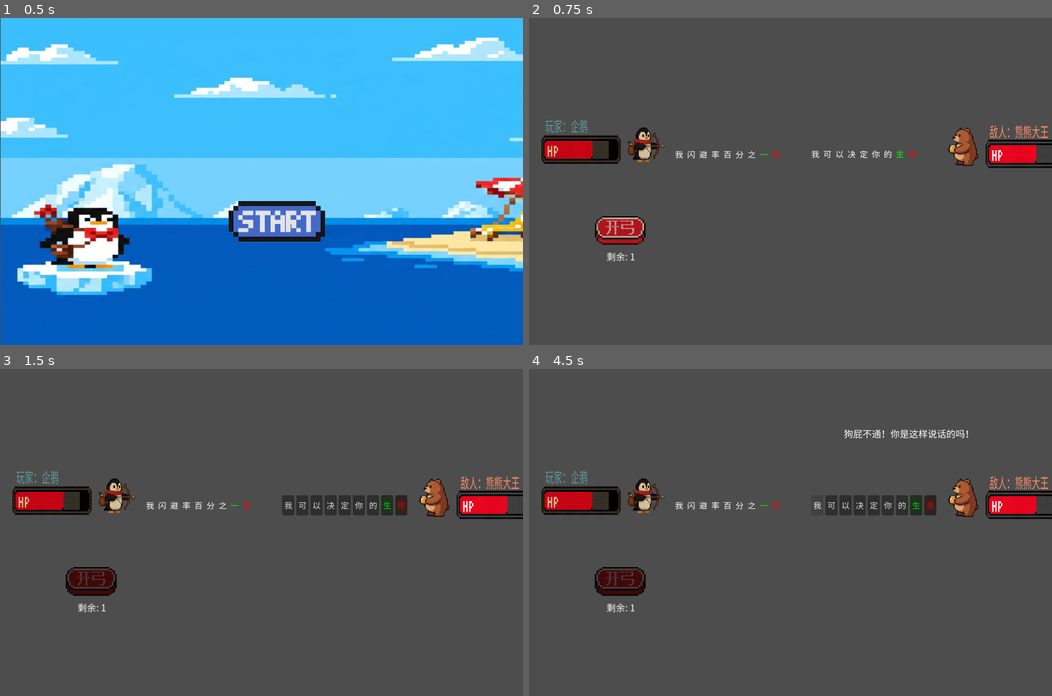
Above: before the commit, frames 1-4 (two rows, left to right).
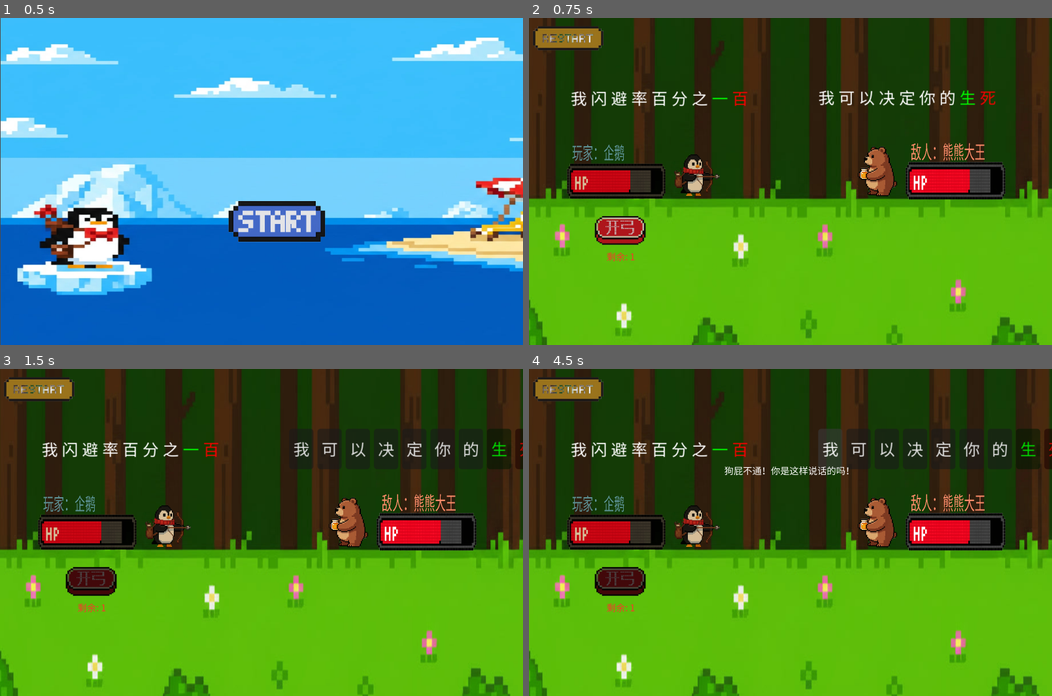
Above: after the commit, the same moments.

Repository: wangcocoo00/ziciyici
Game: Godot game, scene res://scenes/main_menu.tscn
The game is run twice, just before and just after one commit, with the same random seed, the same clock (stepped at 60 frames per second) and the same inputs.
Inputs (mouse positions are in pixels of both pictures, inside the frame that each line leads up to):
- Up to frame 1 (0.5 s): no input
- Up to frame 2 (0.75 s): click (806, 220) at 0.5 s
- Up to frame 3 (1.5 s): click "射击" at 1.25 s
- Up to frame 4 (4.5 s): click (565, 388) at 2.02 s; click (565, 388) at 2.77 s; click (565, 388) at 3.52 s; click "我" at 4.25 s

Frame 1 is identical in both runs. In frame 2, 99% of the frame differs, in the area x 0-100%, y 0-100%; in frame 3, 98%; in frame 4, 98%.

Commit message:
调整第一关和熊熊大王关的字间距和字体大小，新增蓝胖胖关卡

Diff:
--- /dev/null
+++ b/ziciyici/scenes/battle_level1.tscn
@@ -0,0 +1,191 @@
+[gd_scene format=3 uid="uid://xiregy8bu526"]
+
+[ext_resource type="Script" uid="uid://bj1c6qdo3udhf" path="res://scripts/battle_manager.gd" id="1_uytx1"]
+[ext_resource type="Resource" uid="uid://c6qaq4r5s7t8u" path="res://resources/xu_fuji_level1.tres" id="2_it7ts"]
+[ext_resource type="Script" uid="uid://xjntphmll8l7" path="res://scripts/sentence_ui.gd" id="2_rd5u4"]
+[ext_resource type="Script" uid="uid://ca11714ms7hyc" path="res://scripts/fox_popup.gd" id="3_28cxp"]
+[ext_resource type="Resource" uid="uid://ctwyv417jck8r" path="res://resources/player_level1.tres" id="3_l1kui"]
+[ext_resource type="Resource" uid="uid://duhkqf7do7285" path="res://resources/taunts.tres" id="4_p6tk1"]
+[ext_resource type="PackedScene" uid="uid://dc1wlhupgmgcg" path="res://scenes/Bullet.tscn" id="5_vu1hv"]
+[ext_resource type="FontFile" uid="uid://biffnd0pv2bcc" path="res://resources/NotoSansSC-Regular.ttf" id="8_l1kui"]
+
+[sub_resource type="PlaceholderTexture2D" id="PlaceholderTexture2D_l1kui"]
+size = Vector2(64, 64)
+
+[sub_resource type="PlaceholderTexture2D" id="PlaceholderTexture2D_p6tk1"]
+size = Vector2(64, 64)
+
+[node name="Battle2" type="Node2D" unique_id=689843110]
+script = ExtResource("1_uytx1")
+enemy_config = ExtResource("2_it7ts")
+player_config = ExtResource("3_l1kui")
+fox_taunt_library = ExtResource("4_p6tk1")
+bullet_scene = ExtResource("5_vu1hv")
+next_level_scene = "res://scenes/battle_level2.tscn"
+
+[node name="PlayerSprite" type="Sprite2D" parent="." unique_id=2004262358]
+modulate = Color(0, 1, 0, 1)
+position = Vector2(300, 400)
+scale = Vector2(2, 2)
+texture = SubResource("PlaceholderTexture2D_l1kui")
+
+[node name="EnemySprite" type="Sprite2D" parent="." unique_id=1564758301]
+modulate = Color(0, 1, 0, 1)
+position = Vector2(1300, 400)
+scale = Vector2(2, 2)
+texture = SubResource("PlaceholderTexture2D_p6tk1")
+
+[node name="SentenceUI" type="Control" parent="." unique_id=1557530583]
+layout_mode = 3
+anchors_preset = 15
+anchor_right = 1.0
+anchor_bottom = 1.0
+grow_horizontal = 2
+grow_vertical = 2
+script = ExtResource("2_rd5u4")
+
+[node name="EnemySentenceContainer" type="HBoxContainer" parent="SentenceUI" unique_id=1862869488]
+layout_mode = 0
+offset_left = 1100.0
+offset_top = 250.0
+offset_right = 1100.0
+offset_bottom = 250.0
+scale = Vector2(4, 4)
+
+[node name="PlayerSentenceContainer" type="HBoxContainer" parent="SentenceUI" unique_id=886792692]
+layout_mode = 0
+offset_left = 150.0
+offset_top = 250.0
+offset_right = 150.0
+offset_bottom = 250.0
+scale = Vector2(4, 4)
+
+[node name="FoxPopup" type="CanvasLayer" parent="." unique_id=852023058]
+script = ExtResource("3_28cxp")
+
+[node name="FoxSprite" type="Sprite2D" parent="FoxPopup" unique_id=891934620]
+
+[node name="DialogBubble" type="Label" parent="FoxPopup" unique_id=1693996157]
+offset_right = 40.0
+offset_bottom = 23.0
+
+[node name="ActionButtons" type="Control" parent="." unique_id=562539446]
+layout_mode = 3
+anchors_preset = 15
+anchor_right = 1.0
+anchor_bottom = 1.0
+grow_horizontal = 2
+grow_vertical = 2
+
+[node name="HBoxContainer" type="HBoxContainer" parent="ActionButtons" unique_id=89587544]
+layout_mode = 0
+offset_left = 100.0
+offset_top = 520.0
+offset_right = 1600.0
+offset_bottom = 577.0
+theme_override_constants/separation = 100
+
+[node name="AttackBtn" type="Button" parent="ActionButtons/HBoxContainer" unique_id=1558428434]
+layout_mode = 2
+theme_override_fonts/font = ExtResource("8_l1kui")
+theme_override_font_sizes/font_size = 32
+text = "攻击"
+
+[node name="ShootBtn" type="Button" parent="ActionButtons/HBoxContainer" unique_id=749983760]
+layout_mode = 2
+theme_override_fonts/font = ExtResource("8_l1kui")
+theme_override_font_sizes/font_size = 32
+text = "射击"
+
+[node name="JumpBtn" type="Button" parent="ActionButtons/HBoxContainer" unique_id=1282695462]
+layout_mode = 2
+theme_override_fonts/font = ExtResource("8_l1kui")
+theme_override_font_sizes/font_size = 32
+text = "跳跃"
+
+[node name="GameOverUI" type="CanvasLayer" parent="." unique_id=1873818336]
+visible = false
+
+[node name="Overlay" type="ColorRect" parent="GameOverUI" unique_id=1873818337]
+anchors_preset = 15
+anchor_right = 1.0
+anchor_bottom = 1.0
+grow_horizontal = 2
+grow_vertical = 2
+mouse_filter = 1
+color = Color(0, 0, 0, 0.7)
+
+[node name="ResultLabel" type="Label" parent="GameOverUI" unique_id=975836803]
+anchors_preset = -1
+anchor_left = 0.5
+anchor_top = 0.3
+anchor_right = 0.5
+anchor_bottom = 0.3
+offset_left = -200.0
+offset_top = -50.0
+offset_right = 200.0
+offset_bottom = 50.0
+grow_horizontal = 2
+grow_vertical = 2
+theme_override_fonts/font = ExtResource("8_l1kui")
+theme_override_font_sizes/font_size = 50
+text = "GameOver"
+horizontal_alignment = 1
+
+[node name="RestartBtn" type="Button" parent="GameOverUI" unique_id=1746486183]
+anchors_preset = 8
+anchor_left = 0.5
+anchor_top = 0.5
+anchor_right = 0.5
+anchor_bottom = 0.5
+offset_left = -150.0
+offset_top = 50.0
+offset_right = 150.0
+offset_bottom = 130.0
+grow_horizontal = 2
+grow_vertical = 2
+theme_override_fonts/font = ExtResource("8_l1kui")
+theme_override_font_sizes/font_size = 32
+text = "重新挑战"
+
+[node name="NextLevelBtn" type="Button" parent="GameOverUI" unique_id=69316343]
+anchors_preset = 8
+anchor_left = 0.5
+anchor_top = 0.5
+anchor_right = 0.5
+anchor_bottom = 0.5
+offset_left = -150.0
+offset_top = 160.0
+offset_right = 150.0
+offset_bottom = 240.0
+grow_horizontal = 2
+grow_vertical = 2
+theme_override_fonts/font = ExtResource("8_l1kui")
+theme_override_font_sizes/font_size = 32
+text = "下一关"
+
+[node name="PlayerHPLabel" type="Label" parent="." unique_id=61279231]
+offset_left = 230.0
+offset_top = 470.0
+offset_right = 270.0
+offset_bottom = 495.0
+scale = Vector2(1.3, 1.3)
+theme_override_fonts/font = ExtResource("8_l1kui")
+theme_override_font_sizes/font_size = 16
+
+[node name="EnemyHPLabel" type="Label" parent="." unique_id=685025840]
+offset_left = 1200.0
+offset_top = 500.0
+offset_right = 1240.0
+offset_bottom = 536.0
+scale = Vector2(1.3, 1.3)
+theme_override_fonts/font = ExtResource("8_l1kui")
+theme_override_font_sizes/font_size = 16
+
+[connection signal="fox_taunt" from="." to="FoxPopup" method="_on_battle_fox_taunt"]
+[connection signal="sentence_updated" from="." to="SentenceUI" method="_on_battle_sentence_updated"]
+[connection signal="pressed" from="ActionButtons/HBoxContainer/AttackBtn" to="." method="_on_attack_pressed"]
+[connection signal="pressed" from="ActionButtons/HBoxContainer/ShootBtn" to="." method="_on_shoot_pressed"]
+[connection signal="pressed" from="ActionButtons/HBoxContainer/JumpBtn" to="." method="_on_jump_pressed"]
+[connection signal="pressed" from="GameOverUI/RestartBtn" to="." method="_on_restart_pressed"]
+[connection signal="pressed" from="GameOverUI/NextLevelBtn" to="." method="_on_next_level_pressed"]
--- /dev/null
+++ b/ziciyici/scenes/battle_level2.tscn
@@ -0,0 +1,199 @@
+[gd_scene format=3 uid="uid://cyhygesfvxe3h"]
+
+[ext_resource type="Script" uid="uid://bj1c6qdo3udhf" path="res://scripts/battle_manager.gd" id="1_uytx1"]
+[ext_resource type="Resource" uid="uid://crx213q0v8il5" path="res://resources/xu_fuji.tres" id="2_it7ts"]
+[ext_resource type="Script" uid="uid://xjntphmll8l7" path="res://scripts/sentence_ui.gd" id="2_rd5u4"]
+[ext_resource type="Script" uid="uid://ca11714ms7hyc" path="res://scripts/fox_popup.gd" id="3_28cxp"]
+[ext_resource type="Resource" uid="uid://dvgpadkf3ql8l" path="res://resources/player.tres" id="3_l1kui"]
+[ext_resource type="Resource" uid="uid://duhkqf7do7285" path="res://resources/taunts.tres" id="4_p6tk1"]
+[ext_resource type="PackedScene" uid="uid://dc1wlhupgmgcg" path="res://scenes/Bullet.tscn" id="5_vu1hv"]
+[ext_resource type="Texture2D" uid="uid://dnie6wy2ckdqe" path="res://resources/企鹅ui.png" id="6_yyhp1"]
+[ext_resource type="FontFile" uid="uid://biffnd0pv2bcc" path="res://resources/NotoSansSC-Regular.ttf" id="8_l1kui"]
+
+[sub_resource type="PlaceholderTexture2D" id="PlaceholderTexture2D_l1kui"]
+size = Vector2(64, 64)
+
+[sub_resource type="PlaceholderTexture2D" id="PlaceholderTexture2D_p6tk1"]
+size = Vector2(64, 64)
+
+[node name="Battle" type="Node2D" unique_id=689843110]
+script = ExtResource("1_uytx1")
+enemy_config = ExtResource("2_it7ts")
+player_config = ExtResource("3_l1kui")
+fox_taunt_library = ExtResource("4_p6tk1")
+bullet_scene = ExtResource("5_vu1hv")
+
+[node name="PlayerSprite" type="Sprite2D" parent="." unique_id=2004262358]
+position = Vector2(300, 400)
+scale = Vector2(2, 2)
+texture = SubResource("PlaceholderTexture2D_l1kui")
+
+[node name="TextureRect" type="TextureRect" parent="PlayerSprite" unique_id=759181516]
+self_modulate = Color(0.9221709, 0.9799528, 0.6530389, 0.96500003)
+offset_left = -129.5
+offset_top = -60.5
+offset_right = -24.0
+offset_bottom = 56.5
+texture = ExtResource("6_yyhp1")
+expand_mode = 1
+
+[node name="EnemySprite" type="Sprite2D" parent="." unique_id=1564758301]
+modulate = Color(0, 1, 0, 1)
+position = Vector2(1300, 400)
+scale = Vector2(2, 2)
+texture = SubResource("PlaceholderTexture2D_p6tk1")
+
+[node name="SentenceUI" type="Control" parent="." unique_id=1557530583]
+layout_mode = 3
+anchors_preset = 15
+anchor_right = 1.0
+anchor_bottom = 1.0
+grow_horizontal = 2
+grow_vertical = 2
+script = ExtResource("2_rd5u4")
+
+[node name="EnemySentenceContainer" type="HBoxContainer" parent="SentenceUI" unique_id=1862869488]
+layout_mode = 0
+offset_left = 1100.0
+offset_top = 250.0
+offset_right = 1100.0
+offset_bottom = 250.0
+scale = Vector2(2, 2)
+
+[node name="PlayerSentenceContainer" type="HBoxContainer" parent="SentenceUI" unique_id=886792692]
+layout_mode = 0
+offset_left = 150.0
+offset_top = 250.0
+offset_right = 150.0
+offset_bottom = 250.0
+scale = Vector2(2, 2)
+
+[node name="FoxPopup" type="CanvasLayer" parent="." unique_id=852023058]
+script = ExtResource("3_28cxp")
+
+[node name="FoxSprite" type="Sprite2D" parent="FoxPopup" unique_id=891934620]
+
+[node name="DialogBubble" type="Label" parent="FoxPopup" unique_id=1693996157]
+offset_right = 40.0
+offset_bottom = 23.0
+
+[node name="ActionButtons" type="Control" parent="." unique_id=562539446]
+layout_mode = 3
+anchors_preset = 15
+anchor_right = 1.0
+anchor_bottom = 1.0
+grow_horizontal = 2
+grow_vertical = 2
+
+[node name="HBoxContainer" type="HBoxContainer" parent="ActionButtons" unique_id=89587544]
+layout_mode = 0
+offset_left = 100.0
+offset_top = 520.0
+offset_right = 1600.0
+offset_bottom = 577.0
+theme_override_constants/separation = 100
+
+[node name="AttackBtn" type="Button" parent="ActionButtons/HBoxContainer" unique_id=1558428434]
+layout_mode = 2
+theme_override_fonts/font = ExtResource("8_l1kui")
+theme_override_font_sizes/font_size = 32
+text = "攻击"
+
+[node name="ShootBtn" type="Button" parent="ActionButtons/HBoxContainer" unique_id=749983760]
+layout_mode = 2
+theme_override_fonts/font = ExtResource("8_l1kui")
+theme_override_font_sizes/font_size = 32
+text = "射击"
+
+[node name="JumpBtn" type="Button" parent="ActionButtons/HBoxContainer" unique_id=1282695462]
+layout_mode = 2
+theme_override_fonts/font = ExtResource("8_l1kui")
+theme_override_font_sizes/font_size = 32
+text = "跳跃"
+
+[node name="GameOverUI" type="CanvasLayer" parent="." unique_id=1873818336]
+visible = false
+
+[node name="Overlay" type="ColorRect" parent="GameOverUI" unique_id=1873818337]
+anchors_preset = 15
+anchor_right = 1.0
+anchor_bottom = 1.0
+grow_horizontal = 2
+grow_vertical = 2
+mouse_filter = 1
+color = Color(0, 0, 0, 0.7)
+
+[node name="ResultLabel" type="Label" parent="GameOverUI" unique_id=975836803]
+anchors_preset = -1
+anchor_left = 0.5
+anchor_top = 0.3
+anchor_right = 0.5
+anchor_bottom = 0.3
+offset_left = -200.0
+offset_top = -50.0
+offset_right = 200.0
+offset_bottom = 50.0
+grow_horizontal = 2
+grow_vertical = 2
+theme_override_fonts/font = ExtResource("8_l1kui")
+theme_override_font_sizes/font_size = 50
+text = "GameOver"
+horizontal_alignment = 1
+
+[node name="RestartBtn" type="Button" parent="GameOverUI" unique_id=1746486183]
+anchors_preset = 8
+anchor_left = 0.5
+anchor_top = 0.5
+anchor_right = 0.5
+anchor_bottom = 0.5
+offset_left = -150.0
+offset_top = 50.0
+offset_right = 150.0
+offset_bottom = 130.0
+grow_horizontal = 2
+grow_vertical = 2
+theme_override_fonts/font = ExtResource("8_l1kui")
+theme_override_font_sizes/font_size = 32
+text = "重新挑战"
+
+[node name="NextLevelBtn" type="Button" parent="GameOverUI" unique_id=69316343]
+anchors_preset = 8
+anchor_left = 0.5
+anchor_top = 0.5
+anchor_right = 0.5
+anchor_bottom = 0.5
+offset_left = -150.0
+offset_top = 160.0
+offset_right = 150.0
+offset_bottom = 240.0
+grow_horizontal = 2
+grow_vertical = 2
+theme_override_fonts/font = ExtResource("8_l1kui")
+theme_override_font_sizes/font_size = 32
+text = "下一关"
+
+[node name="PlayerHPLabel" type="Label" parent="." unique_id=61279231]
+offset_left = 230.0
+offset_top = 400.0
+offset_right = 270.0
+offset_bottom = 425.0
+scale = Vector2(1.3, 1.3)
+theme_override_fonts/font = ExtResource("8_l1kui")
+theme_override_font_sizes/font_size = 16
+
+[node name="EnemyHPLabel" type="Label" parent="." unique_id=685025840]
+offset_left = 1200.0
+offset_top = 500.0
+offset_right = 1240.0
+offset_bottom = 536.0
+scale = Vector2(1.3, 1.3)
+theme_override_fonts/font = ExtResource("8_l1kui")
+theme_override_font_sizes/font_size = 16
+
+[connection signal="fox_taunt" from="." to="FoxPopup" method="_on_battle_fox_taunt"]
+[connection signal="sentence_updated" from="." to="SentenceUI" method="_on_battle_sentence_updated"]
+[connection signal="pressed" from="ActionButtons/HBoxContainer/AttackBtn" to="." method="_on_attack_pressed"]
+[connection signal="pressed" from="ActionButtons/HBoxContainer/ShootBtn" to="." method="_on_shoot_pressed"]
+[connection signal="pressed" from="ActionButtons/HBoxContainer/JumpBtn" to="." method="_on_jump_pressed"]
+[connection signal="pressed" from="GameOverUI/RestartBtn" to="." method="_on_restart_pressed"]
+[connection signal="pressed" from="GameOverUI/NextLevelBtn" to="." method="_on_next_level_pressed"]
--- a/ziciyici/scenes/battle_xiongxiong.tscn
+++ b/ziciyici/scenes/battle_xiongxiong.tscn
@@ -4,6 +4,7 @@
 [ext_resource type="Resource" uid="uid://cin5k6lwkpv3o" path="res://resources/enemy_config_lv1.tres" id="2_dfhvj"]
 [ext_resource type="Resource" uid="uid://cu4dn6xtmb80p" path="res://resources/player_config_lv1.tres" id="3_bl1r5"]
 [ext_resource type="Resource" uid="uid://duhkqf7do7285" path="res://resources/taunts.tres" id="4_pp7ab"]
+[ext_resource type="Texture2D" uid="uid://cp28vevschuu" path="res://resources/背景图.png" id="5_n4b6j"]
 [ext_resource type="Texture2D" uid="uid://c5nodteo6rof7" path="res://resources/img_v3_02127_bfa615cb-8268-451d-88b4-9a3834d3be6g.png" id="5_yw1d3"]
 [ext_resource type="Texture2D" uid="uid://dnie6wy2ckdqe" path="res://resources/企鹅ui.png" id="6_ciu3y"]
 [ext_resource type="Script" uid="uid://xjntphmll8l7" path="res://scripts/sentence_ui.gd" id="6_n4b6j"]
@@ -11,6 +12,7 @@
 [ext_resource type="Texture2D" uid="uid://ctdobk8jiuex3" path="res://resources/熊熊大王ui.png" id="7_pp7ab"]
 [ext_resource type="Texture2D" uid="uid://cdfvb11jvt2wi" path="res://resources/开弓设计.png" id="8_656bh"]
 [ext_resource type="FontFile" uid="uid://biffnd0pv2bcc" path="res://resources/NotoSansSC-Regular.ttf" id="8_ih0ju"]
+[ext_resource type="Texture2D" uid="uid://bstustndpwn5w" path="res://resources/重新开始.png" id="12_qul14"]
 
 [node name="Battle" type="Node2D" unique_id=1820023348]
 script = ExtResource("1_1syc1")
@@ -19,10 +21,15 @@
 fox_taunt_library = ExtResource("4_pp7ab")
 next_level_scene = "res://scenes/battle_xufuji.tscn"
 
+[node name="background" type="Sprite2D" parent="." unique_id=1707591871]
+position = Vector2(968.00006, -81.00001)
+scale = Vector2(1.4775857, 2.544271)
+texture = ExtResource("5_n4b6j")
+
 [node name="PlayerSprite" type="Sprite2D" parent="." unique_id=2030853381]
 modulate = Color(0.85466915, 0.7581256, 0.60568833, 0.9843137)
-position = Vector2(134, 339)
-scale = Vector2(0.16834071, 0.28743497)
+position = Vector2(225, 420.00003)
+scale = Vector2(0.20842631, 0.35074872)
 texture = ExtResource("5_yw1d3")
 
 [node name="playernameLabel" type="Label" parent="PlayerSprite" unique_id=2036879662]
@@ -44,8 +51,8 @@
 expand_mode = 1
 
 [node name="EnemySprite" type="Sprite2D" parent="." unique_id=566615846]
-position = Vector2(1278, 350.00003)
-scale = Vector2(0.16666667, 0.28495547)
+position = Vector2(1099, 418.99994)
+scale = Vector2(0.21130954, 0.37424853)
 texture = ExtResource("5_yw1d3")
 
 [node name="enemynameLabel" type="Label" parent="EnemySprite" unique_id=1378173303]
@@ -66,10 +73,10 @@
 expand_mode = 1
 
 [node name="EnemyExtraText" type="Label" parent="." unique_id=1286442959]
-offset_left = 330.0
-offset_top = 104.0
-offset_right = 830.0
-offset_bottom = 204.0
+offset_left = 486.0
+offset_top = 586.0
+offset_right = 1119.0
+offset_bottom = 686.0
 theme_override_fonts/font = ExtResource("8_ih0ju")
 theme_override_font_sizes/font_size = 32
 autowrap_mode = 2
@@ -85,19 +92,19 @@
 
 [node name="EnemySentenceContainer" type="HBoxContainer" parent="SentenceUI" unique_id=762468490]
 layout_mode = 0
-offset_left = 727.00006
-offset_top = 325.0
-offset_right = 767.00006
-offset_bottom = 365.0
-scale = Vector2(1.3, 1.3)
+offset_left = 745.0
+offset_top = 154.0
+offset_right = 785.0
+offset_bottom = 194.0
+scale = Vector2(2.6, 2.6)
 
 [node name="PlayerSentenceContainer" type="HBoxContainer" parent="SentenceUI" unique_id=1988279806]
 layout_mode = 0
-offset_left = 376.00003
-offset_top = 326.00003
-offset_right = 416.00003
-offset_bottom = 366.00003
-scale = Vector2(1.3, 1.3)
+offset_left = 107.000015
+offset_top = 156.0
+offset_right = 147.00002
+offset_bottom = 196.0
+scale = Vector2(2.6, 2.6)
 
 [node name="FoxPopup" type="CanvasLayer" parent="." unique_id=852023058]
 script = ExtResource("7_hihw6")
@@ -107,10 +114,10 @@
 [node name="DialogBubble" type="Label" parent="FoxPopup/FoxSprite" unique_id=1693996157]
 anchors_preset = 9
 anchor_bottom = 1.0
-offset_left = 411.0
-offset_top = 66.0
-offset_right = 611.0
-offset_bottom = 105.0
+offset_left = 103.0
+offset_top = 161.0
+offset_right = 303.0
+offset_bottom = 200.0
 grow_vertical = 2
 theme_override_fonts/font = ExtResource("8_ih0ju")
 theme_override_font_sizes/font_size = 24
@@ -153,6 +160,7 @@
 
 [node name="ShootCountLabel" type="Label" parent="ActionButtons/VBoxContainer" unique_id=1004607530]
 layout_mode = 2
+theme_override_colors/font_color = Color(1, 0.19966345, 0.1680183, 1)
 theme_override_fonts/font = ExtResource("8_ih0ju")
 theme_override_font_sizes/font_size = 12
 text = "剩余: 1"
@@ -218,6 +226,17 @@
 theme_override_font_sizes/font_size = 28
 text = "下一关"
 
+[node name="RestartBtn" type="Button" parent="." unique_id=987654322]
+offset_left = -41.0
+offset_top = -107.0
+offset_right = 243.0
+offset_bottom = 212.0
+theme_override_fonts/font = ExtResource("8_ih0ju")
+theme_override_font_sizes/font_size = 16
+icon = ExtResource("12_qul14")
+flat = true
+expand_icon = true
+
 [connection signal="fox_taunt" from="." to="FoxPopup" method="_on_battle_fox_taunt"]
 [connection signal="sentence_updated" from="." to="SentenceUI" method="_on_battle_sentence_updated"]
 [connection signal="pressed" from="ActionButtons/VBoxContainer/ShootBtn" to="." method="_on_shoot_pressed"]
--- a/ziciyici/scripts/sentence_ui.gd
+++ b/ziciyici/scripts/sentence_ui.gd
@@ -6,7 +6,7 @@
 @onready var player_container: HBoxContainer = $PlayerSentenceContainer
 
 # 每个字的固定宽度（像素），确保上下对齐
-const CHAR_WIDTH: float = 20.0
+const CHAR_WIDTH: float = 10.0
 
 # ==================== 信号 ====================
 
Binary file added: ziciyici/resources/兔兔.png
Not shown, added: ziciyici/resources/兔兔.png.import
Binary file added: ziciyici/resources/护士小狗.png
Not shown, added: ziciyici/resources/护士小狗.png.import
Binary file added: ziciyici/resources/背景图.png
Not shown, added: ziciyici/resources/背景图.png.import
Binary file added: ziciyici/resources/重新开始.png
Not shown, added: ziciyici/resources/重新开始.png.import
Renamed: ziciyici/scenes/battle_xufuji.tscn -> ziciyici/scenes/battle_bluegoggy.tscn
